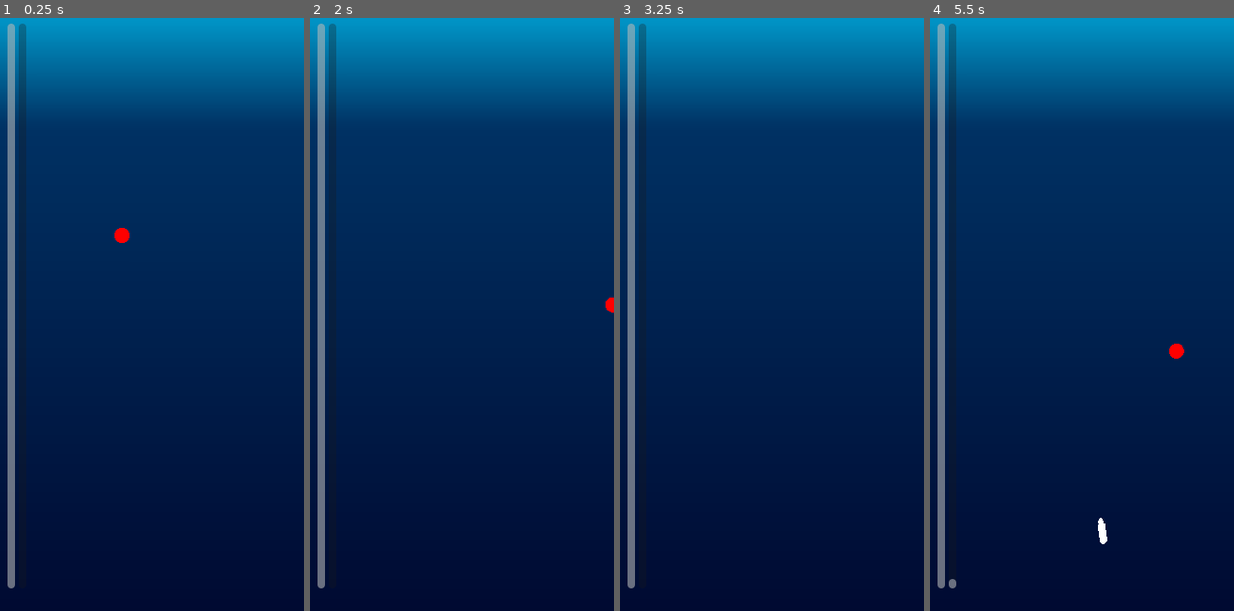
Above: before the commit, frames 1-4 (left to right).
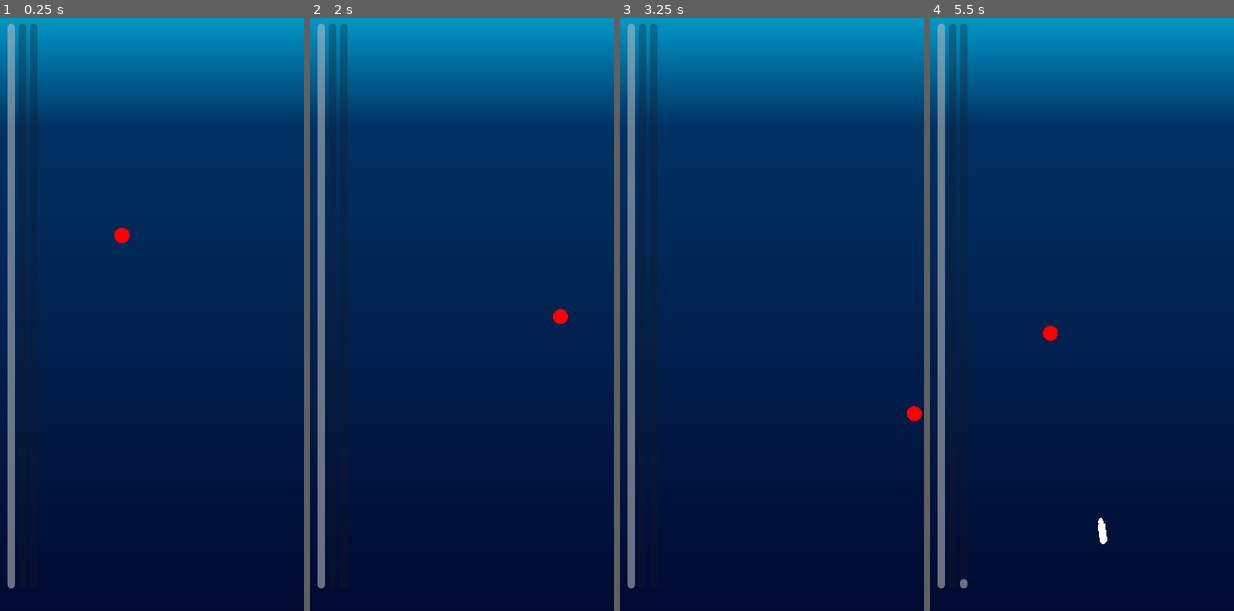
Above: after the commit, the same moments.

Repository: the-alex-g/LD57
Game: Godot game, scene res://world/world.tscn
Two runs of this game, one before a commit and one after it. Both use one fixed random seed, a clock stepped at 60 frames per second and the inputs below. The engine's default icon, where the game draws it, is replaced by a stand-in: a white triangle on a blue panel in a dark square.
Inputs (mouse positions are in pixels of both pictures, inside the frame that each line leads up to):
- Up to frame 1 (0.25 s): no input
- Up to frame 2 (2 s): tap Enter at 0.5 s; move the mouse to (528, 272) at 0.52 s; hold D (right) 0.53-1.28 s; click (528, 272) at 0.6 s; click (528, 272) at 0.77 s; click (528, 272) at 1.07 s; move the mouse to (401, 338) at 1.27 s; hold S (down) from 1.28 s (still down); click (401, 338) at 1.35 s; click (401, 338) at 1.52 s; click (401, 338) at 1.82 s
- Up to frame 3 (3.25 s): move the mouse to (802, 172) at 2.02 s; release S (down) at 2.03 s; hold D (right) 2.03-2.78 s; click (802, 172) at 2.1 s; tap Space at 2.75 s; move the mouse to (756, 427) at 2.77 s; hold W (up) from 2.78 s (still down); click (756, 427) at 2.85 s; click (756, 427) at 3.02 s
- Up to frame 4 (5.5 s): click (1066, 427) at 3.32 s; move the mouse to (1173, 397) at 3.52 s; release W (up) at 3.53 s; hold A (left) 3.53-5.03 s; click (1173, 397) at 3.6 s; click (1173, 397) at 3.77 s; click (1173, 397) at 4.07 s; move the mouse to (990, 213) at 4.27 s; click (990, 213) at 4.35 s; click (990, 213) at 4.52 s; click (990, 213) at 4.82 s; tap Enter at 5 s; move the mouse to (1097, 308) at 5.02 s; hold S (down) from 5.03 s (still down); click (1097, 308) at 5.1 s

The runs differ from the first frame. In frame 1, 0.4% of the frame differs, in the area x 9-13%, y 0-17%; in frame 2, 0.5%; in frame 3, 0.5%; in frame 4, 0.7%, in the area x 6-84%, y 0-97%.

Commit message:
Add tracking score

Diff:
--- a/project/player/player.gd
+++ b/project/player/player.gd
@@ -3,6 +3,7 @@
 
 signal update_health(new_value: int)
 
+@export_group("Depth Variables")
 @export var min_friction := 0.05
 @export var max_friction := 1.0
 @export var min_accel := 100.0
@@ -11,8 +12,10 @@
 @export var max_heal_time := 10.0
 @export var min_corruption_reduction := 1.0
 @export var max_corruption_reduction := 10.0
+@export_group("Jumping")
 @export var jump_radius := 50.0
 @export var jump_accel := 50.0
+@export var jump_cooldown := 1.0
 
 var inertia := Vector2.ZERO
 var _heal_clock := 0.0
@@ -83,7 +86,7 @@
 		var jump_direction = (mouse_position - global_position).normalized()
 		_jump_to(global_position + jump_direction * jump_radius, jump_direction)
 
-	await get_tree().create_timer(2).timeout
+	await get_tree().create_timer(jump_cooldown).timeout
 	_can_jump = true
 
 
--- a/project/tentacle/tentacle.gd
+++ b/project/tentacle/tentacle.gd
@@ -1,4 +1,6 @@
 extends Node2D
+
+signal cut_back(amount: int)
 
 @export var damage_cooldown_time := 0.5
 
@@ -47,13 +49,16 @@
 
 
 func _on_segment_severed(new_tip: Node2D, severed_area: TentacleSegment) -> void:
+	var severed_length := severed_area.length()
+	length -= severed_length
+	cut_back.emit(severed_length)
+
 	if new_tip == self:
 		# tentacle has been severed at root
 		queue_free()
 	else:
 		severed_area.queue_free()
-		length -= severed_area.length()
-
+		new_tip.tip = true
 		_last_segment = new_tip
 
 
--- a/project/tentacle/tentacle_spawner.gd
+++ b/project/tentacle/tentacle_spawner.gd
@@ -1,9 +1,17 @@
 extends Node2D
 
 signal increase_corruption(amount: float)
+signal increase_points(amount: float)
 
 @onready var _path_follow := $Path2D/PathFollow2D
 @onready var _tentacle_container := $TentacleContainer
+
+
+func _process(delta: float) -> void:
+	var corruption := 0.0
+	for tentacle in _tentacle_container.get_children():
+		corruption += tentacle.length
+	increase_corruption.emit(corruption * delta)
 
 
 func _on_spawn_timer_timeout() -> void:
@@ -17,9 +25,8 @@
 	tentacle.transform = _path_follow.transform
 	tentacle.build_tentacle(6 + randi() % 5)
 
+	tentacle.cut_back.connect(_on_tentacle_cut_back)
 
-func _process(delta: float) -> void:
-	var corruption := 0.0
-	for tentacle in _tentacle_container.get_children():
-		corruption += tentacle.length
-	increase_corruption.emit(corruption * delta)
+
+func _on_tentacle_cut_back(amount: int) -> void:
+	increase_points.emit(amount)
--- a/project/world/hud.gd
+++ b/project/world/hud.gd
@@ -2,6 +2,7 @@
 
 @onready var _healthbar := $HBoxContainer/HealthBar
 @onready var _corruption_bar := $HBoxContainer/CorruptionBar
+@onready var _points_bar := $HBoxContainer/PointsBar
 
 
 func _on_player_update_health(new_value: int) -> void:
@@ -10,3 +11,7 @@
 
 func _on_world_update_corruption(new_value: float) -> void:
 	_corruption_bar.value = new_value
+
+
+func _on_world_update_points(new_value: float) -> void:
+	_points_bar.value = new_value
--- a/project/world/hud.tscn
+++ b/project/world/hud.tscn
@@ -24,6 +24,13 @@
 fill_mode = 3
 show_percentage = false
 
+[node name="PointsBar" type="ProgressBar" parent="HBoxContainer"]
+custom_minimum_size = Vector2(8, 0)
+layout_mode = 2
+size_flags_vertical = 1
+fill_mode = 3
+show_percentage = false
+
 [node name="CorruptionBar" type="ProgressBar" parent="HBoxContainer"]
 custom_minimum_size = Vector2(8, 0)
 layout_mode = 2
--- a/project/world/world.gd
+++ b/project/world/world.gd
@@ -1,9 +1,9 @@
 extends Node2D
 
 signal update_corruption(new_value: float)
+signal update_points(new_value: float)
 
 @onready var _player := $Player
-
 
 var corruption := 0.0 :
 	set(value):
@@ -12,6 +12,10 @@
 		else:
 			corruption = 0.0
 		update_corruption.emit(corruption)
+var points := 0.0 :
+	set(value):
+		points = value
+		update_points.emit(points)
 
 
 func _process(delta: float) -> void:
@@ -20,3 +24,7 @@
 
 func _on_tentacle_spawner_increase_corruption(amount: float) -> void:
 	corruption += amount
+
+
+func _on_tentacle_spawner_increase_points(amount: float) -> void:
+	points += amount
--- a/project/world/world.tscn
+++ b/project/world/world.tscn
@@ -38,5 +38,7 @@
 [node name="HUD" parent="." instance=ExtResource("5_mmdvd")]
 
 [connection signal="update_corruption" from="." to="HUD" method="_on_world_update_corruption"]
+[connection signal="update_points" from="." to="HUD" method="_on_world_update_points"]
 [connection signal="increase_corruption" from="TentacleSpawner" to="." method="_on_tentacle_spawner_increase_corruption"]
+[connection signal="increase_points" from="TentacleSpawner" to="." method="_on_tentacle_spawner_increase_points"]
 [connection signal="update_health" from="Player" to="HUD" method="_on_player_update_health"]
